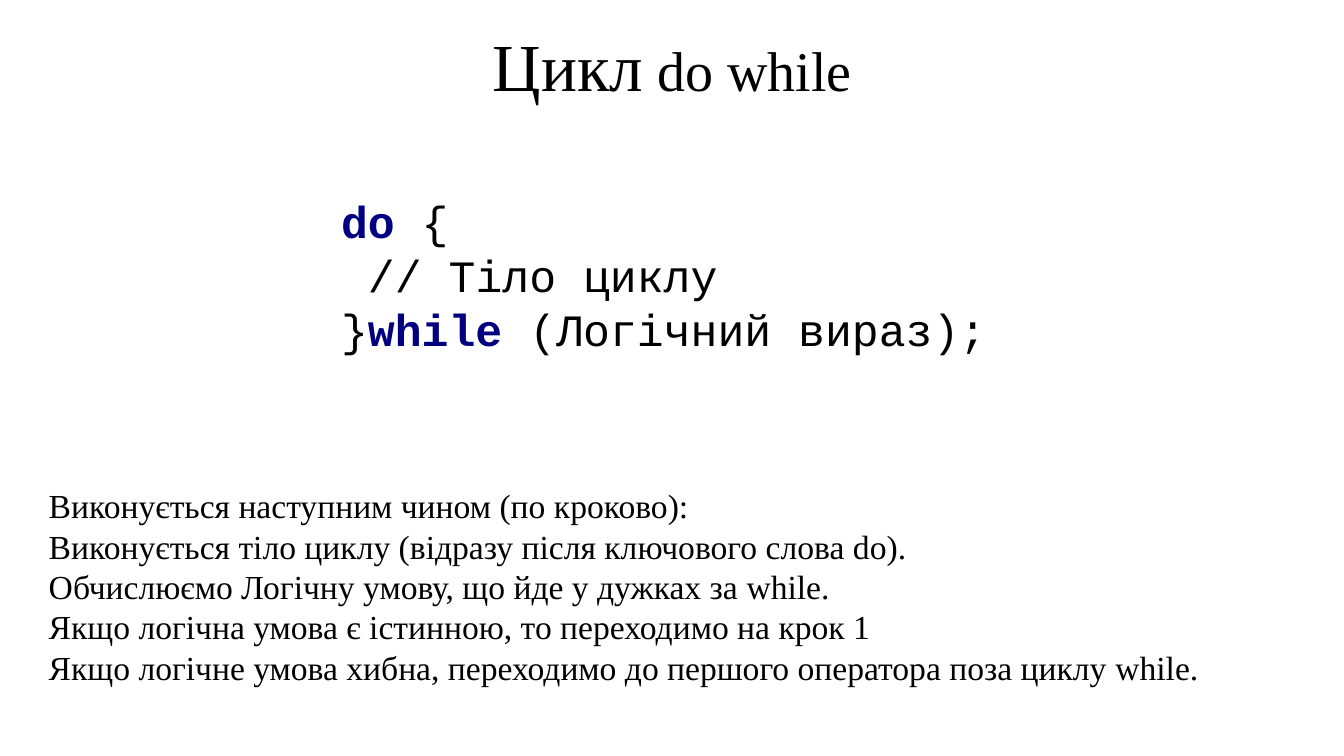
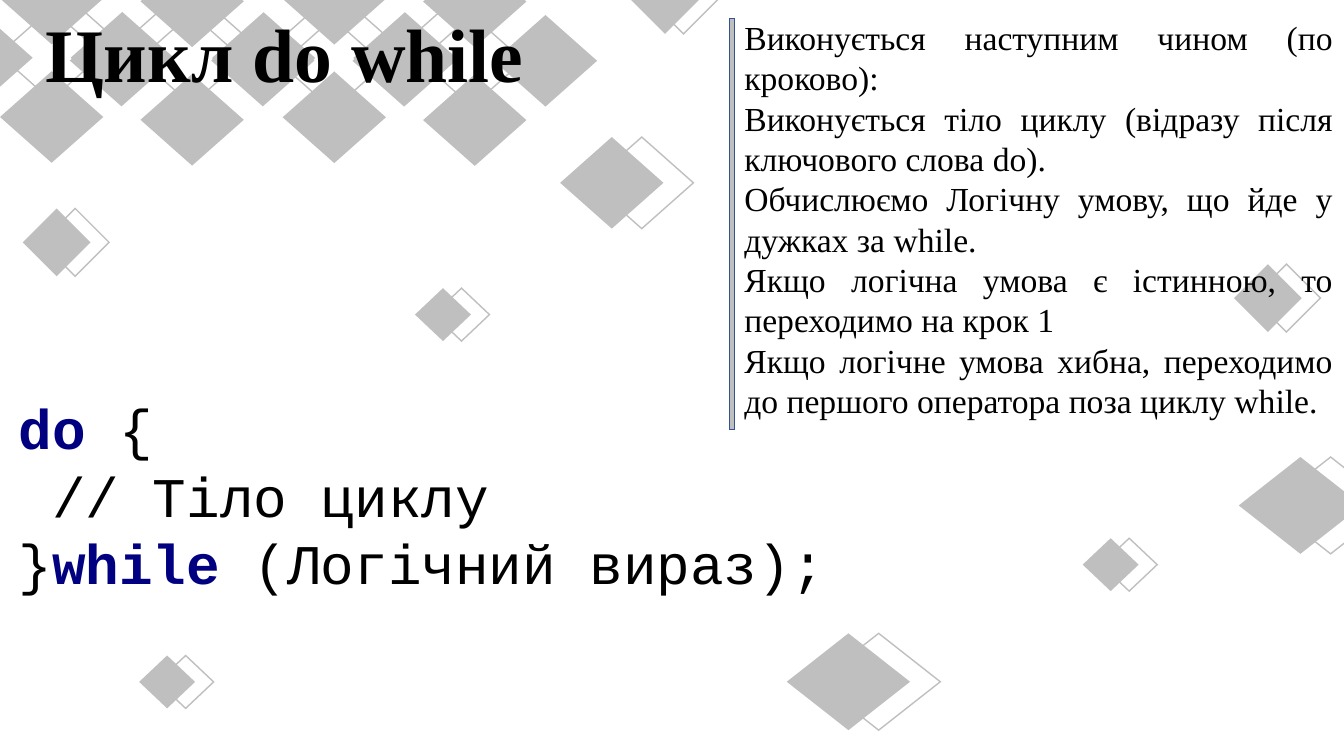
Before and after one commit to arg3ntuum/JavaCourse, a slide deck: slide 11 of Java Урок 4 for while.pptx (slide 9 before the commit). Drawn at 1344x756 pixels with LibreOffice and Linux fonts; fonts in the diff are those of the drawing. Boxes give left, top, right and bottom in pixels: in the first picture for what was removed or moved away, otherwise in the second. Text is boxed around its words. In the diff, an @@ line names an element or a change of style, - is before the commit and + after.

```diff
--- a/Java Урок 4 for while.pptx
+++ b/Java Урок 4 for while.pptx
@@ text "Цикл do while": place and size @@
-text "Цикл do while" at bbox=[493, 47, 851, 104]
+text "Цикл do while" at bbox=[45, 23, 523, 97]
@@ text "Цикл do while" at bbox=[45, 23, 523, 97]: size 48 to 54 pt in "Цикл"; size 40 to 54 pt in "do while"; bold on @@
@@ rectangle added at bbox=[730, 18, 735, 430], fill #BFBFBF, outline #325491 1 pt @@
@@ text "Виконується наступним чином (по кроково):" rewrapped from bbox=[49, 495, 1198, 686] to bbox=[744, 27, 1333, 419] @@
@@ diamond added at bbox=[415, 288, 472, 341], fill #BFBFBF @@
@@ diamond added at bbox=[434, 288, 490, 341], outline #BFBFBF 1 pt @@
@@ text "do {": place and size @@
-text "do {" at bbox=[341, 207, 986, 356]
+text "do {" at bbox=[19, 409, 825, 596]
@@ text "do {" at bbox=[19, 409, 825, 596]: size 32 to 40 pt @@
@@ diamond added at bbox=[1083, 538, 1139, 591], fill #BFBFBF @@
@@ diamond added at bbox=[1102, 538, 1158, 591], outline #BFBFBF 1 pt @@
@@ group added at bbox=[0, 0, 1344, 708]: 35 diamonds @@
@@ diamond added at bbox=[787, 633, 910, 730], fill #BFBFBF @@
@@ diamond added at bbox=[818, 633, 941, 730], outline #BFBFBF 1 pt @@
```
Also in this commit, not shown: 16 other slides changed, 1 slide removed.
